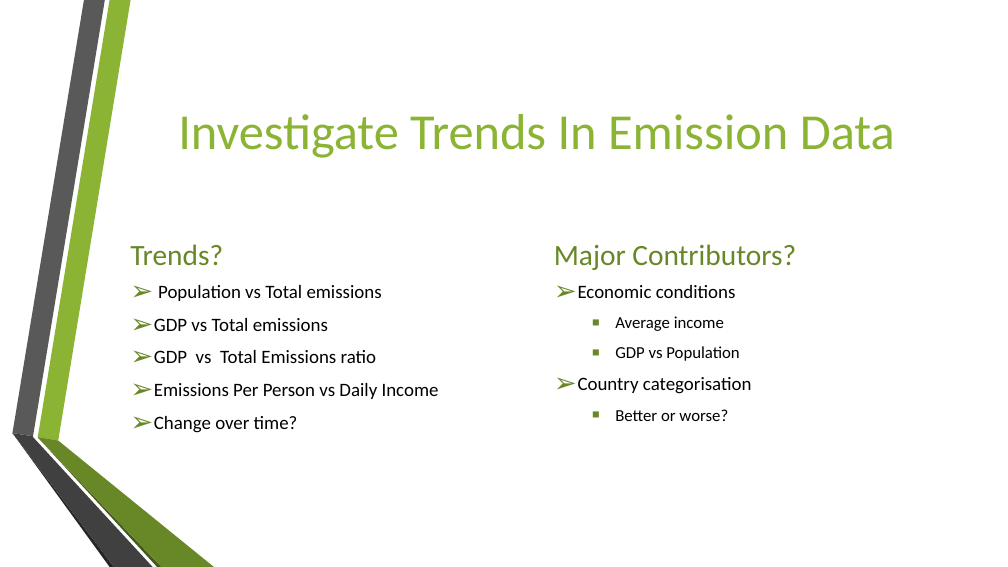
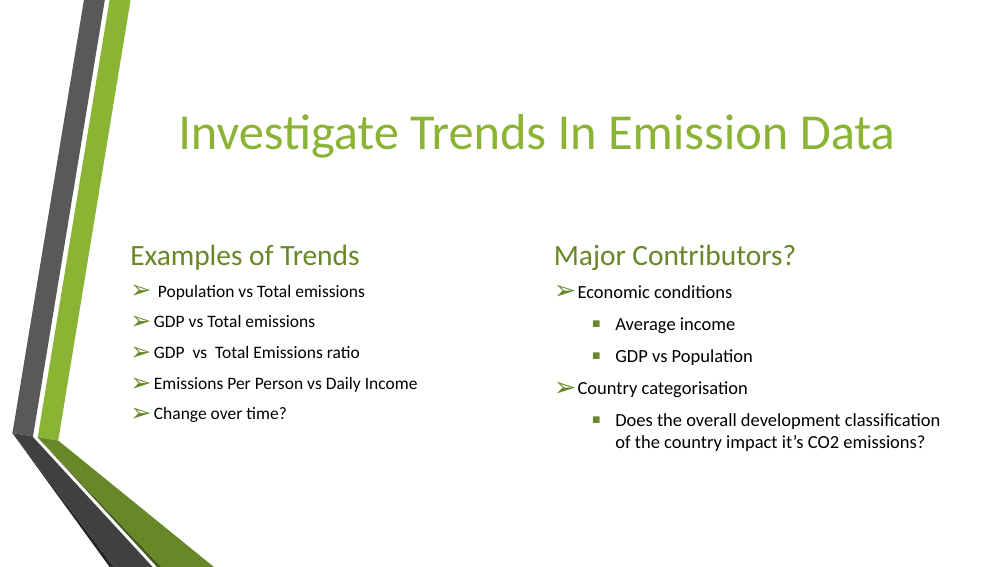
Before and after one commit to au-jr/Group-3-Project-3, a slide deck: slide 4 of Presentation.pptx (slide 3 before the commit). Drawn at 1008x567 pixels with LibreOffice and Linux fonts; fonts in the diff are those of the drawing; background and template pictures are left out. Boxes give left, top, right and bottom in pixels: in the first picture for what was removed or moved away, otherwise in the second. Text is boxed around its words. In the diff, an @@ line names an element or a change of style, - is before the commit and + after.

```diff
--- a/Presentation.pptx
+++ b/Presentation.pptx
@@ text at [130,244,359,270]: text changed @@
-Trends?
+Examples of Trends
@@ text "Population vs Total emissions" at [154,285,418,422]: size 18 to 16.6 pt @@
@@ text at [578,285,753,397]: size 18 to 17.6 pt in "Economic conditions", "Country categorisation"; size 16 to 17.6 pt in "Average income", "GDP vs Population" @@
@@ text at [615,413,941,451]: text changed; size 16 to 17.6 pt @@
-  ▪ Better or worse?
+  ▪ Does the overall development classification of the country impact it’s CO2 emissions?
```
Also in this commit, not shown: 1 other slide changed, 2 slides added, 1 other file.
